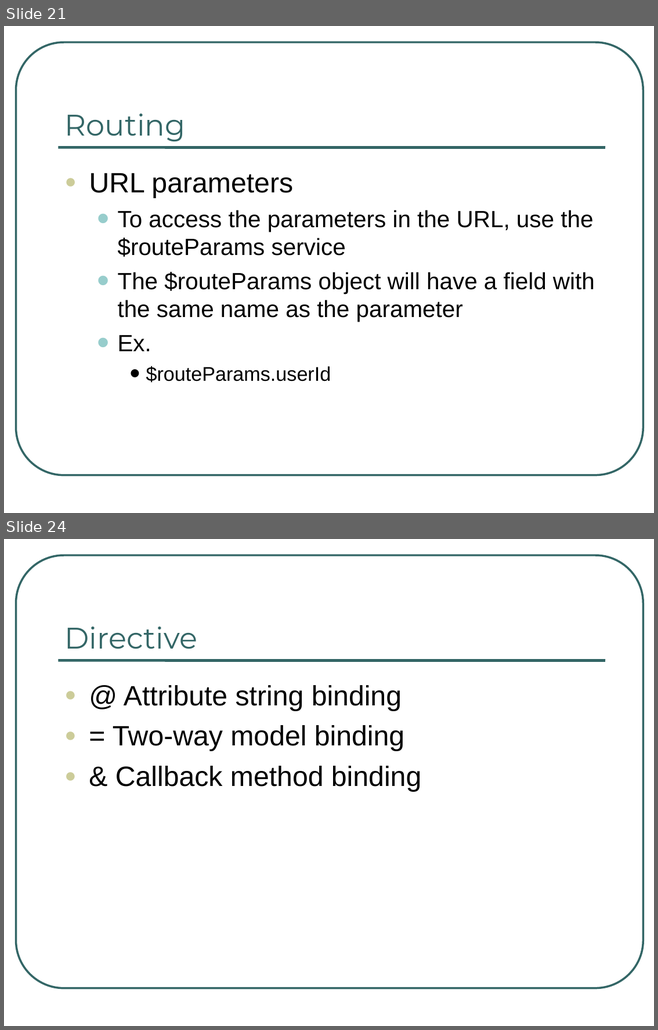
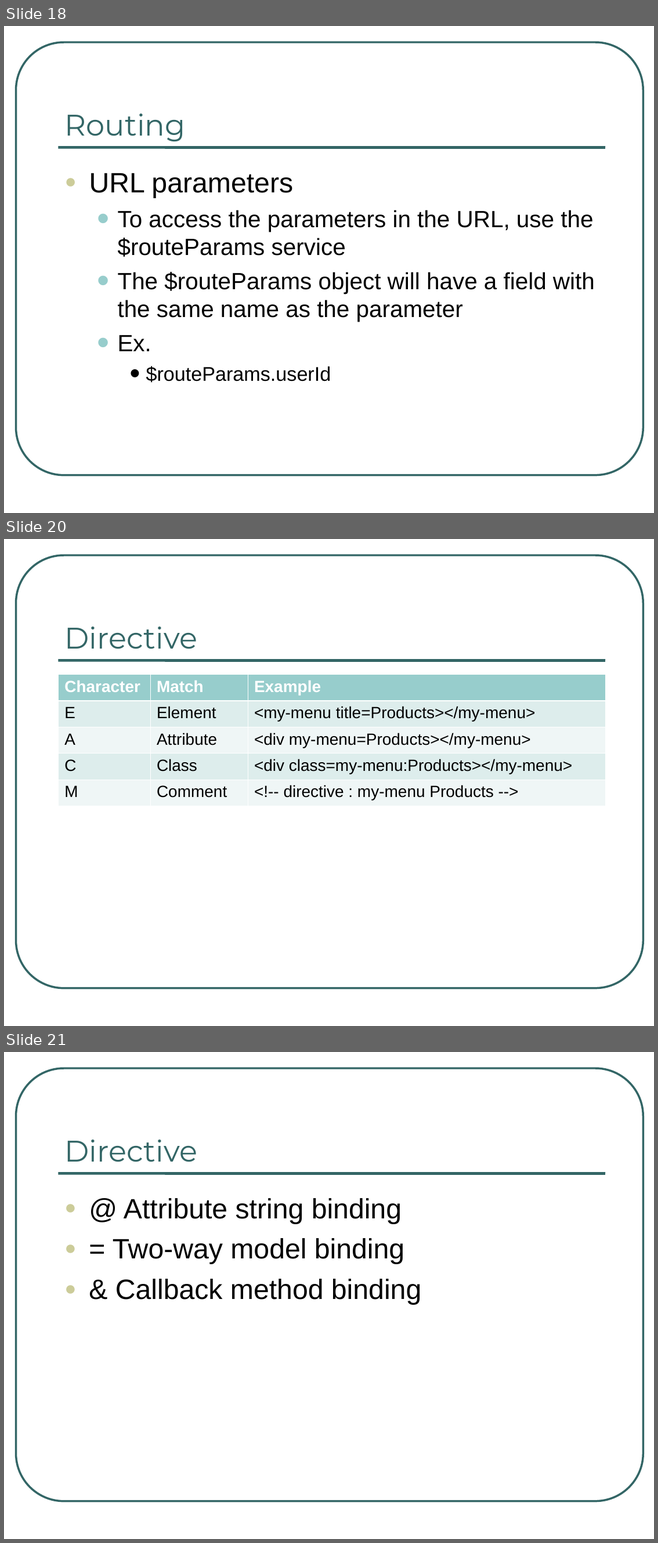
Before and after one commit to darlingtld/AngularJSTS, a slide deck: AngularJS_techshare.ppt. Shown one above the other, each under a label of ours: slides 21 and 24 before the commit, slides 18, 20 and 21 after it; the slides between them are not shown. The pictures are 658x1030 and 658x1543 pixels, drawn with LibreOffice and Linux fonts; fonts in the diff are those of the drawing. Boxes give left, top, right and bottom in pixels: in the first picture for what was removed or moved away, otherwise in the second. Text is boxed around its words. In the diff, an @@ line names an element or a change of style, - is before the commit and + after.

```diff
--- a/AngularJS_techshare.ppt
+++ b/AngularJS_techshare.ppt
@@ slide 20 added at [4, 539, 654, 1026], background #FFFFFF; not listed: 2 template elements that a slide beside it also shows @@
@@ title added at [65, 627, 198, 649], 33 pt, text #336666 @@
+Directive
@@ table added at [58, 674, 605, 806], 5 rows, 3 columns @@
+Character | Match | Example
+E | Element | <my-menu title=Products></my-menu>
+A | Attribute | <div my-menu=Products></my-menu>
+C | Class | <div class=my-menu:Products></my-menu>
+M | Comment | <!-- directive : my-menu Products -->
@@ what was slide 21 is now slide 18 @@
@@ what was slide 24 is now slide 21 @@
```
Also in this commit, not shown: 3 slides changed, 2 other slides added, 7 slides removed, 3 other files.
